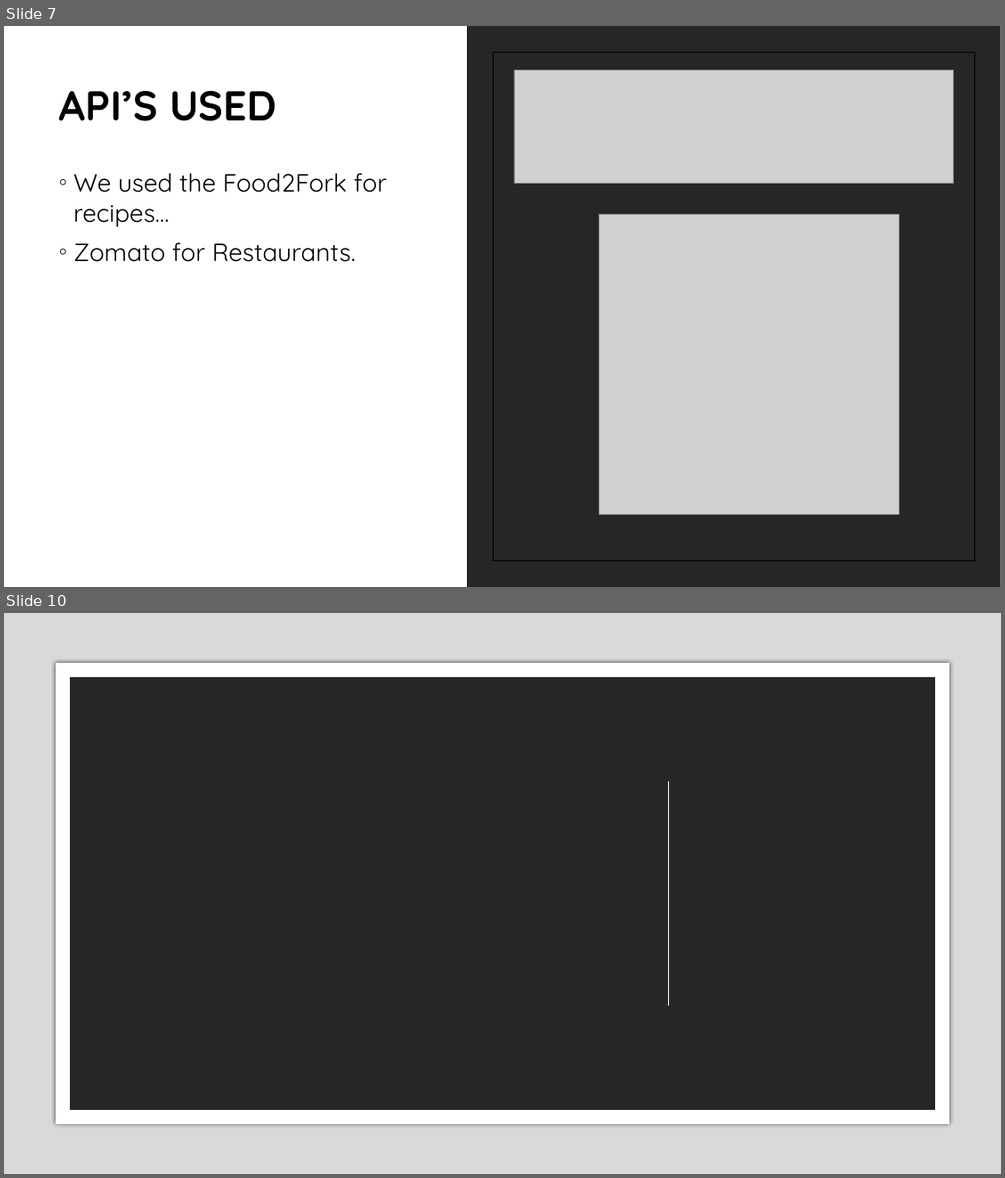
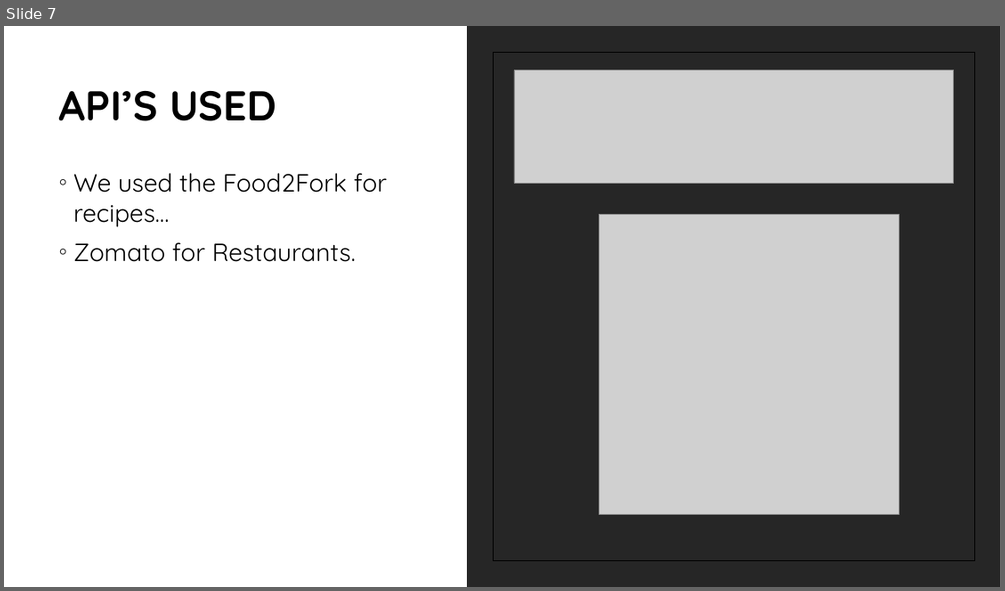
Before and after one commit to MG1982/eatUp, a slide deck: assets/powerpoint/eatUP Powerpoint.pptx. Shown one above the other, each under a label of ours: slides 7 and 10 before the commit, slide 7 after it; the slides between them are not shown. The pictures are 1005x1178 and 1005x591 pixels, drawn with LibreOffice and Linux fonts; fonts in the diff are those of the drawing; grey boxes stand for pictures. Boxes give left, top, right and bottom in pixels: in the first picture for what was removed or moved away, otherwise in the second. Text is boxed around its words. In the diff, an @@ line names an element or a change of style, - is before the commit and + after.

```diff
--- a/assets/powerpoint/eatUP Powerpoint.pptx
+++ b/assets/powerpoint/eatUP Powerpoint.pptx
@@ slide 10 removed at [4, 613, 1001, 1174], background #000000 @@
@@ rectangle removed at [4, 613, 1001, 1174] @@
@@ rectangle removed at [56, 663, 949, 1124] @@
@@ rectangle removed at [69, 676, 936, 1111] @@
@@ rectangle removed at [111, 717, 894, 1070] @@
@@ line removed from (669, 781) to (669, 1005) @@
```
Also in this commit, not shown: 3 slides changed, 2 slides added, 3 other slides removed.
